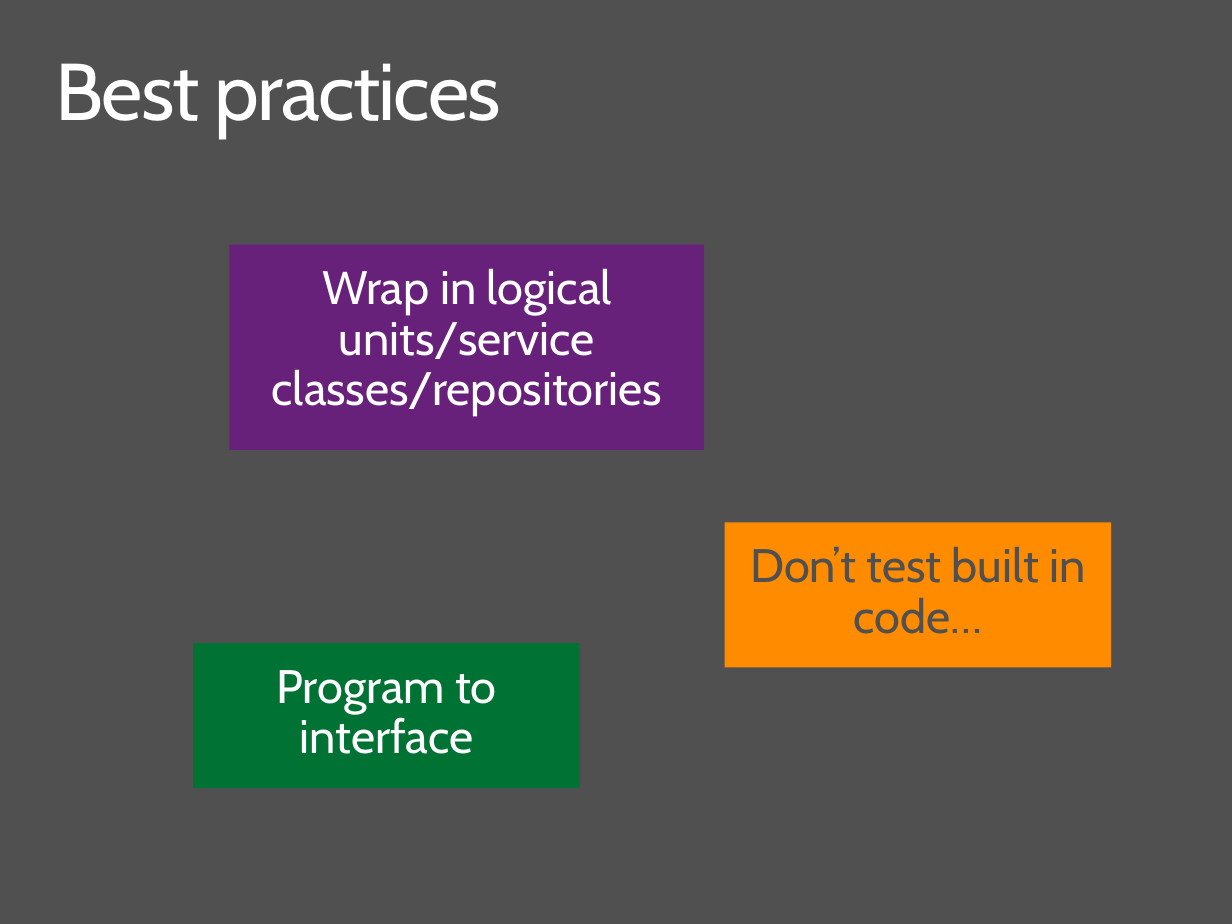
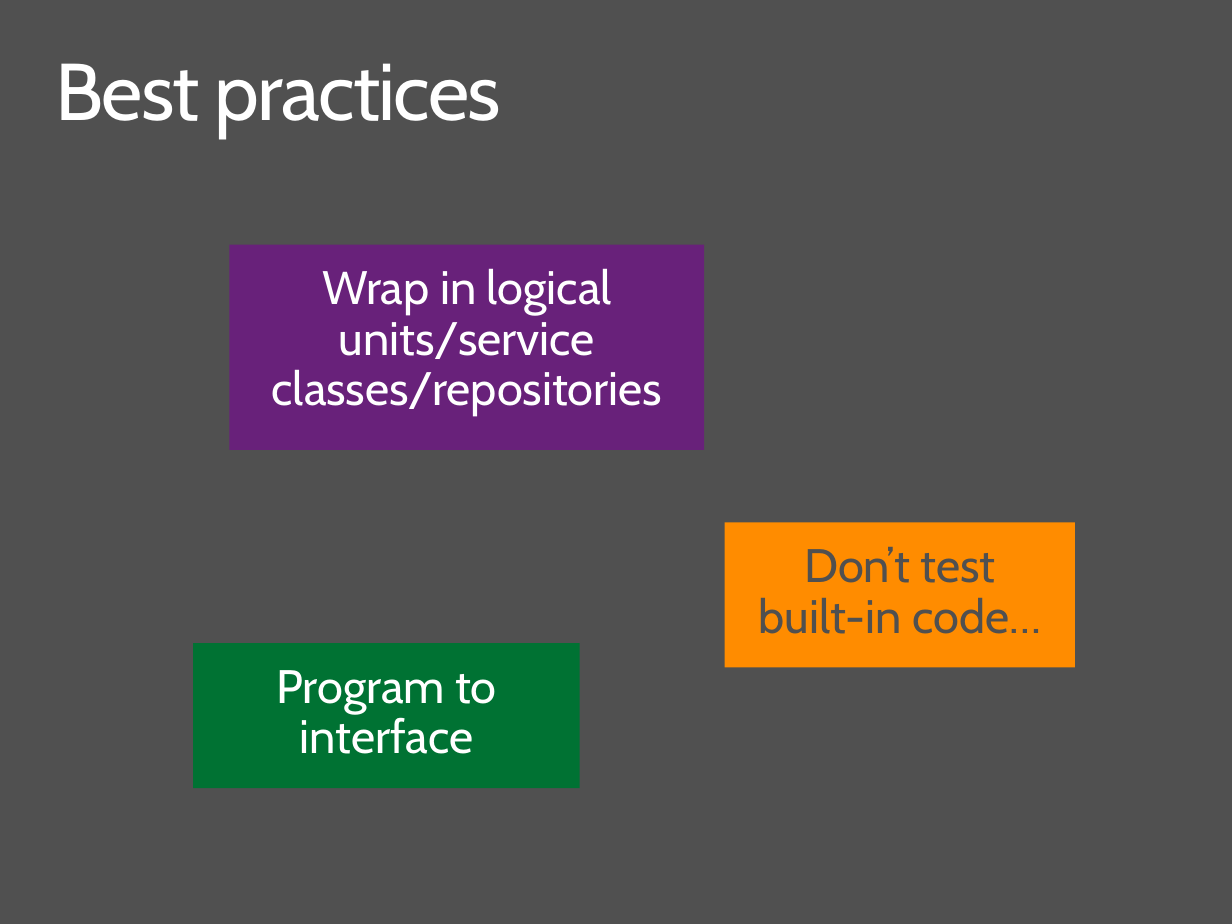
Before and after one commit to ondfisk/BDSA2018, a slide deck: slide 24 of Slides/Lecture05 - Dependency Injection, Unit Testing EF.pptx. Drawn at 1232x924 pixels with LibreOffice and Linux fonts; fonts in the diff are those of the drawing. Boxes give left, top, right and bottom in pixels: in the first picture for what was removed or moved away, otherwise in the second. Text is boxed around its words. In the diff, an @@ line names an element or a change of style, - is before the commit and + after.

Commit message:
Slides

```diff
--- a/Slides/Lecture05 - Dependency Injection, Unit Testing EF.pptx
+++ b/Slides/Lecture05 - Dependency Injection, Unit Testing EF.pptx
@@ rectangle "Don’t test built-in code…": place and size @@
-rectangle "Don’t test built-in code…" at bbox=[725, 522, 1111, 667]
+rectangle "Don’t test built-in code…" at bbox=[725, 522, 1075, 667]
@@ text in rectangle at bbox=[759, 546, 1042, 634]: text changed @@
-Don’t test built in code…
+Don’t test built-in code…
```
